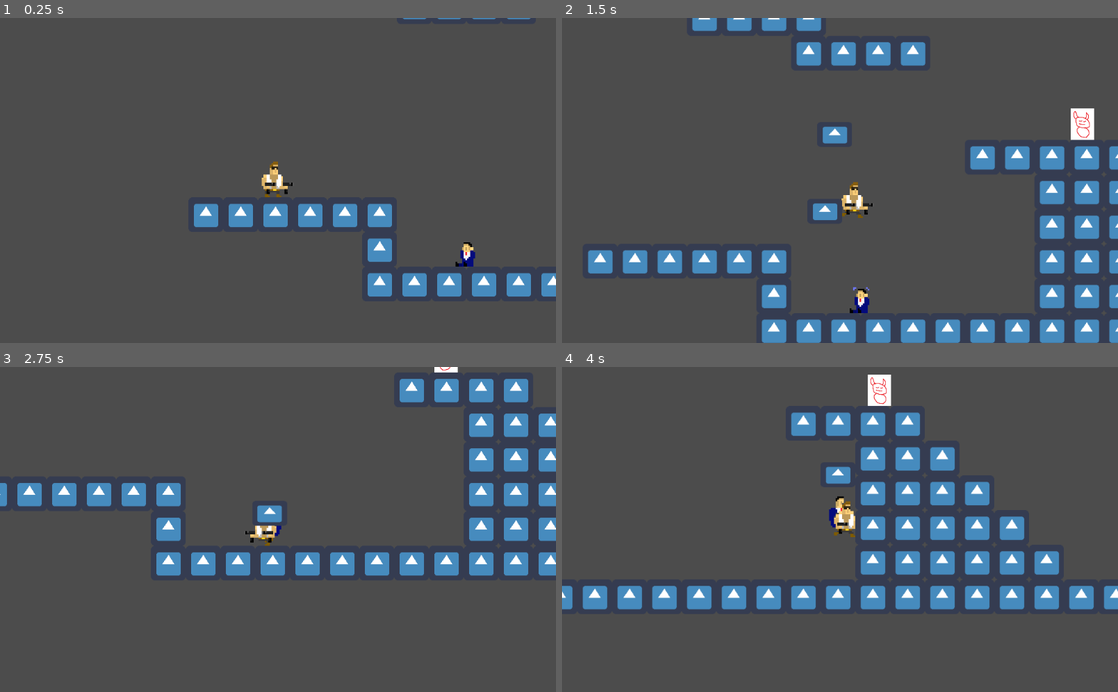
Above: before the commit, frames 1-4 (two rows, left to right).
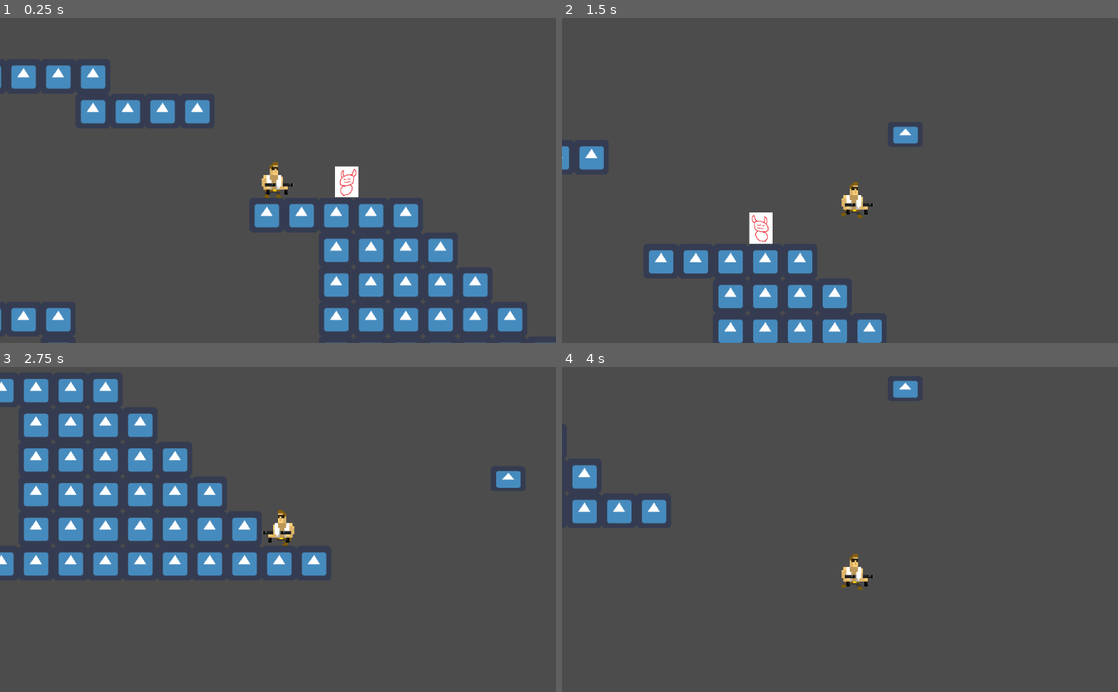
Above: after the commit, the same moments.

Repository: Slimonade1/Eksamensprojekt
Game: Godot game, scene res://Scenes/masterScene.tscn
Two runs of this game, one before a commit and one after it. Both use one fixed random seed, a clock stepped at 60 frames per second and the inputs below. The engine's default icon, where the game draws it, is replaced by a stand-in: a white triangle on a blue panel in a dark square.
Inputs:
- Up to frame 1 (0.25 s): no input
- Up to frame 2 (1.5 s): hold Space (ui_shoot) 0.53-1.28 s; hold D (ui_right) from 0.53 s (still down); tap W (ui_up) at 0.77 s; tap Space (ui_shoot) at 1.35 s
- Up to frame 3 (2.75 s): tap W (ui_up) at 1.52 s; release D (ui_right) at 2.03 s; hold A (ui_left) from 2.03 s (still down); hold Space (ui_shoot) from 2.03 s (still down)
- Up to frame 4 (4 s): release A (ui_left) at 2.78 s; release Space (ui_shoot) at 2.78 s; hold D (ui_right) from 2.78 s (still down); tap Space (ui_shoot) at 2.85 s; tap W (ui_up) at 3.02, 3.77 s; hold Space (ui_shoot) from 3.53 s (still down)

The runs differ from the first frame. In frame 1, 11% of the frame differs, in the area x 0-100%, y 0-100%; in frame 2, 16%; in frame 3, 18%, in the area x 0-100%, y 0-65%; in frame 4, 15%.

Commit message:
#2 Damage to player

Diff:
--- a/Database/Database.tscn
+++ b/Database/Database.tscn
@@ -5,44 +5,31 @@
 [node name="Database" type="Control"]
 script = ExtResource( 1 )
 
-[node name="GetPlayer" type="Button" parent="."]
-margin_left = 235.0
-margin_top = 233.0
-margin_right = 383.0
-margin_bottom = 304.0
-text = "Get Player"
-
 [node name="GetTimes" type="Button" parent="."]
 margin_left = 236.0
-margin_top = 348.0
+margin_top = 269.0
 margin_right = 396.0
-margin_bottom = 424.0
+margin_bottom = 345.0
 text = "Get Times"
 
 [node name="AddTime" type="Button" parent="."]
 margin_left = 235.0
-margin_top = 481.0
+margin_top = 402.0
 margin_right = 392.0
-margin_bottom = 548.0
+margin_bottom = 469.0
 text = "Add Time"
-
-[node name="ID" type="LineEdit" parent="."]
-margin_left = 622.0
-margin_top = 231.0
-margin_right = 771.0
-margin_bottom = 301.0
 
 [node name="PlayerName" type="LineEdit" parent="."]
 margin_left = 626.0
-margin_top = 354.0
+margin_top = 275.0
 margin_right = 775.0
-margin_bottom = 424.0
+margin_bottom = 345.0
 
 [node name="Time" type="LineEdit" parent="."]
 margin_left = 628.0
-margin_top = 474.0
+margin_top = 395.0
 margin_right = 777.0
-margin_bottom = 544.0
+margin_bottom = 465.0
 
 [node name="TextEdit" type="TextEdit" parent="."]
 margin_left = 158.0
@@ -50,6 +37,5 @@
 margin_right = 872.0
 margin_bottom = 187.0
 
-[connection signal="pressed" from="GetPlayer" to="." method="_get_player"]
 [connection signal="pressed" from="GetTimes" to="." method="_get_times"]
 [connection signal="pressed" from="AddTime" to="." method="_submit_time"]
--- a/Scenes/Enemy.tscn
+++ b/Scenes/Enemy.tscn
@@ -17,7 +17,6 @@
 [node name="Enemy" type="KinematicBody2D" groups=["Enemies"]]
 scale = Vector2( 3, 3 )
 collision_layer = 4
-collision_mask = 3
 script = ExtResource( 3 )
 
 [node name="EnemySprite" type="AnimatedSprite" parent="."]
@@ -33,3 +32,12 @@
 cast_to = Vector2( 0, 20 )
 collision_mask = 16
 collide_with_areas = true
+
+[node name="PlayerDetection" type="RayCast2D" parent="."]
+enabled = true
+cast_to = Vector2( 80, 0 )
+
+[node name="BulletCooldown" type="Timer" parent="."]
+one_shot = true
+
+[connection signal="timeout" from="BulletCooldown" to="." method="_on_BulletCooldown_timeout"]
--- a/Scenes/Player.tscn
+++ b/Scenes/Player.tscn
@@ -17,6 +17,33 @@
 [ext_resource path="res://Sprites/Player/WalkingCycle/Walking_cycle_0005.png" type="Texture" id=15]
 [ext_resource path="res://Sprites/Companions/BackpackGut1_0002.png" type="Texture" id=16]
 [ext_resource path="res://Sprites/Companions/BackpackGut1_0001.png" type="Texture" id=17]
+[ext_resource path="res://Sprites/Player/WalkingDamage-1/1Dmg run_0008.png" type="Texture" id=18]
+[ext_resource path="res://Sprites/Player/WalkingDamage-1/1Dmg run_0009.png" type="Texture" id=19]
+[ext_resource path="res://Sprites/Player/WalkingDamage-1/1Dmg run_0010.png" type="Texture" id=20]
+[ext_resource path="res://Sprites/Player/WalkingDamage-1/1Dmg run_0013.png" type="Texture" id=21]
+[ext_resource path="res://Sprites/Player/WalkingDamage-1/1Dmg run_0011.png" type="Texture" id=22]
+[ext_resource path="res://Sprites/Player/WalkingDamage-1/1Dmg run_0012.png" type="Texture" id=23]
+[ext_resource path="res://Sprites/Player/WalkingDamage-1/1Dmg run_0014.png" type="Texture" id=24]
+[ext_resource path="res://Sprites/Player/WalkingDamage-1/1Dmg run_0007.png" type="Texture" id=25]
+[ext_resource path="res://Sprites/Player/IdleDamage-1/1Dmg run_0001.png" type="Texture" id=26]
+[ext_resource path="res://Sprites/Player/WalkingDamage-1/1Dmg run_0006.png" type="Texture" id=27]
+[ext_resource path="res://Sprites/Player/WalkingDamage-2/2Dmg run_0012.png" type="Texture" id=28]
+[ext_resource path="res://Sprites/Player/WalkingDamage-2/2Dmg run_0013.png" type="Texture" id=29]
+[ext_resource path="res://Sprites/Player/WalkingDamage-2/2Dmg run_0009.png" type="Texture" id=30]
+[ext_resource path="res://Sprites/Player/WalkingDamage-2/2Dmg run_0010.png" type="Texture" id=31]
+[ext_resource path="res://Sprites/Player/WalkingDamage-2/2Dmg run_0011.png" type="Texture" id=32]
+[ext_resource path="res://Sprites/Player/WalkingDamage-1/1Dmg run_0004.png" type="Texture" id=33]
+[ext_resource path="res://Sprites/Player/WalkingDamage-1/1Dmg run_0005.png" type="Texture" id=34]
+[ext_resource path="res://Sprites/Player/WalkingDamage-2/2Dmg run_0014.png" type="Texture" id=35]
+[ext_resource path="res://Sprites/Player/WalkingDamage-1/1Dmg run_0003.png" type="Texture" id=36]
+[ext_resource path="res://Sprites/Player/WalkingDamage-2/2Dmg run_0005.png" type="Texture" id=37]
+[ext_resource path="res://Sprites/Player/IdleDamage-1/1Dmg run_0002.png" type="Texture" id=38]
+[ext_resource path="res://Sprites/Player/IdleDamage-2/2Dmg run_0001.png" type="Texture" id=39]
+[ext_resource path="res://Sprites/Player/IdleDamage-2/2Dmg run_0002.png" type="Texture" id=40]
+[ext_resource path="res://Sprites/Player/WalkingDamage-2/2Dmg run_0004.png" type="Texture" id=41]
+[ext_resource path="res://Sprites/Player/WalkingDamage-2/2Dmg run_0006.png" type="Texture" id=42]
+[ext_resource path="res://Sprites/Player/WalkingDamage-2/2Dmg run_0007.png" type="Texture" id=43]
+[ext_resource path="res://Sprites/Player/WalkingDamage-2/2Dmg run_0008.png" type="Texture" id=44]
 
 [sub_resource type="SpriteFrames" id=2]
 animations = [ {
@@ -25,9 +52,29 @@
 "name": "idle",
 "speed": 5.0
 }, {
+"frames": [ ExtResource( 38 ), ExtResource( 26 ) ],
+"loop": true,
+"name": "idleDMG1",
+"speed": 5.0
+}, {
+"frames": [ ExtResource( 40 ), ExtResource( 39 ) ],
+"loop": true,
+"name": "idleDMG2",
+"speed": 5.0
+}, {
 "frames": [ ExtResource( 4 ), ExtResource( 7 ), ExtResource( 10 ), ExtResource( 15 ), ExtResource( 8 ), ExtResource( 5 ), ExtResource( 13 ), ExtResource( 9 ), ExtResource( 14 ), ExtResource( 11 ), ExtResource( 6 ), ExtResource( 12 ) ],
 "loop": true,
 "name": "running",
+"speed": 24.0
+}, {
+"frames": [ ExtResource( 36 ), ExtResource( 33 ), ExtResource( 34 ), ExtResource( 27 ), ExtResource( 25 ), ExtResource( 18 ), ExtResource( 19 ), ExtResource( 20 ), ExtResource( 22 ), ExtResource( 23 ), ExtResource( 21 ), ExtResource( 24 ) ],
+"loop": true,
+"name": "runningDMG1",
+"speed": 24.0
+}, {
+"frames": [ ExtResource( 41 ), ExtResource( 37 ), ExtResource( 42 ), ExtResource( 43 ), ExtResource( 44 ), ExtResource( 30 ), ExtResource( 31 ), ExtResource( 32 ), ExtResource( 28 ), ExtResource( 29 ), ExtResource( 35 ) ],
+"loop": true,
+"name": "runningDMG2",
 "speed": 24.0
 } ]
 
@@ -47,7 +94,7 @@
 [sub_resource type="RectangleShape2D" id=5]
 extents = Vector2( 6.5, 11.5 )
 
-[node name="Player" type="KinematicBody2D"]
+[node name="Player" type="KinematicBody2D" groups=["Players"]]
 position = Vector2( 3, -23 )
 scale = Vector2( 3, 3 )
 collision_mask = 4
@@ -55,7 +102,7 @@
 
 [node name="playerSprite" type="AnimatedSprite" parent="."]
 frames = SubResource( 2 )
-animation = "idle"
+animation = "runningDMG2"
 
 [node name="spriteFriend" type="AnimatedSprite" parent="playerSprite"]
 position = Vector2( -5, 4 )
--- a/Scenes/gameScene.tscn
+++ b/Scenes/gameScene.tscn
@@ -888,7 +888,7 @@
 [node name="CharacterDescription" parent="." instance=ExtResource( 7 )]
 
 [node name="Player" parent="." instance=ExtResource( 1 )]
-position = Vector2( -27, -262 )
+position = Vector2( 565, -456 )
 
 [node name="Camera2D" type="Camera2D" parent="Player"]
 position = Vector2( 0, 10 )
--- a/Scripts/Bullet.gd
+++ b/Scripts/Bullet.gd
@@ -1,6 +1,6 @@
 extends Area2D
 
-var velocity = 5
+var velocity = 10
 var direction
 
 onready var tilemap = get_parent().get_node("Background/TileMap")
@@ -17,7 +17,7 @@
 		scale.x = 1
 
 func _on_Bullet_body_entered(body):
-	if body.is_in_group("Enemies"):
+	if body.is_in_group("Enemies") or body.is_in_group("Players"):
 		body.takeDamage()
 	else:
 		destroyWall()
--- a/Scripts/Database.gd
+++ b/Scripts/Database.gd
@@ -1,11 +1,10 @@
 extends Control
-
 
 # Declare member variables here. Examples:
 var http_request : HTTPRequest = HTTPRequest.new()
 const SERVER_URL = "http://civilgames.dk/db_eksamens_projekt.php"
 const SERVER_HEADERS = ["Content-Type: application/x-www-form-urlencoded", "Cache-Control: max-age=0"]
-const SECRET_KEY = 1234567890
+const SECRET_KEY = "myPasswordNoStealPlsDDU!"
 var nonce = null
 var request_queue : Array = []
 var is_requesting : bool = false
@@ -91,12 +90,14 @@
 		print("Get nonce: " + response['response']['nonce'])
 		return
 
-	#$TextEdit.set_text(response_body)
-
 	if response['response']['size'] > 0:
 		$TextEdit.set_text("")
 		for n in (response['response']['size']):
-			$TextEdit.set_text($TextEdit.get_text() + String(response['response'][String(n)]['player_name']) + "\t\t" + String(response['response'][String(n)]['time']) + "\n")
+			var time = int(response['response'][String(n)]['time'])
+			var secs = fmod(time,60)
+			var mins = fmod(time,60*60) / 60
+			var timeText = "%02d : %02d" % [mins,secs]
+			$TextEdit.set_text($TextEdit.get_text() + String(response['response'][String(n)]['player_name']) + "\t\t" + String(timeText) + "\n")
 	else:
 		$TextEdit.set_text("No data")
 
@@ -112,10 +113,3 @@
 	var command = "get_times"
 	var data = {"time_ofset" : 0, "time_number" : 10}
 	request_queue.push_back({"command" : command, "data" : data})
-	print("get times")
-
-func _get_player():
-	var user_id = $ID.get_text()
-	var command = "get_player"
-	var data = {"user_id" : user_id}
-	request_queue.push_back({"command" : command, "data" : data})
--- a/Scripts/Enemy.gd
+++ b/Scripts/Enemy.gd
@@ -6,13 +6,19 @@
 var gravity = 2000
 var health = 3
 
-
 var vel = Vector2()
 var turn = false
 
+var enemyDirection = "right"
 onready var sprite = $EnemySprite
 onready var player = $"../../Player"
 onready var edgeDetection = $EdgeDetection
+onready var playerDetection = $PlayerDetection
+
+var cooldown = false
+onready var bulletCooldown = $BulletCooldown
+var attackSpeed = 2.0
+var Bullet = preload("res://Scenes/Bullet.tscn")
 
 func _ready():
 	sprite.playing = true
@@ -20,6 +26,9 @@
 func _physics_process(delta):
 	if !edgeDetection.is_colliding() or is_on_wall():
 		turnAround()
+
+	if(playerDetection.is_colliding() and !cooldown):
+		handleShooting()
 
 	#reset x velocity
 	vel.x = 0
@@ -35,8 +44,13 @@
 	#sprite direction
 	if vel.x < 0:
 		sprite.flip_h = true
+		enemyDirection = "left"
+		playerDetection.scale.x = -1
+
 	if vel.x > 0:
 		sprite.flip_h = false
+		enemyDirection = "right"
+		playerDetection.scale.x = 1
 
 func turnAround():
 	turn = true
@@ -48,3 +62,18 @@
 	health -= player.damage
 	if health == 0:
 		queue_free()
+
+func handleShooting():
+	bulletCooldown.wait_time = 1 / attackSpeed
+	bulletCooldown.start()
+	cooldown = true
+
+	var gameScene = get_parent()
+	var newBullet = Bullet.instance()
+	newBullet.collision_mask = 1
+	newBullet.direction = enemyDirection
+	newBullet.position = position
+	gameScene.add_child(newBullet)
+
+func _on_BulletCooldown_timeout():
+	cooldown = false
--- a/Scripts/Player.gd
+++ b/Scripts/Player.gd
@@ -68,19 +68,36 @@
 	#sprite direction
 	if vel.x < 0:
 		sprite.scale.x = -1
-		sprite.animation = "running"
+		handleAnimation("running")
 		spriteFriend.animation = "running"
 		playerDirection = "left"
 	if vel.x > 0:
 		sprite.scale.x = 1
-		sprite.animation = "running"
+		handleAnimation("running")
 		spriteFriend.animation = "running"
 		playerDirection = "right"
 	if vel.x == 0:
-		sprite.animation = "idle"
+		handleAnimation("idle")
 		spriteFriend.animation = "idle"
 
 	vel = move_and_slide(vel, Vector2.UP)
+
+func handleAnimation(action):
+	if(action == "idle"):
+		if(health > 3):
+			sprite.animation = "idle"
+		elif(health > 1):
+			sprite.animation = "idleDMG1"
+		else:
+			sprite.animation = "idleDMG2"
+
+	if(action == "running"):
+		if(health > 3):
+			sprite.animation = "running"
+		elif(health > 1):
+			sprite.animation = "runningDMG1"
+		else:
+			sprite.animation = "runningDMG2"
 
 func showCompanion():
 	spriteFriend.visible = true
Not shown: 1 places in Scenes/Player.tscn that only renumber resources
Not shown, changed: Sprites/Player/walkingDamage-1/1Dmg run_0003.png.import
Not shown, changed: Sprites/Player/walkingDamage-1/1Dmg run_0004.png.import
Not shown, changed: Sprites/Player/walkingDamage-1/1Dmg run_0005.png.import
Not shown, changed: Sprites/Player/walkingDamage-1/1Dmg run_0006.png.import
Not shown, changed: Sprites/Player/walkingDamage-1/1Dmg run_0007.png.import
Not shown, changed: Sprites/Player/walkingDamage-1/1Dmg run_0008.png.import
Not shown, changed: Sprites/Player/walkingDamage-1/1Dmg run_0009.png.import
Not shown, changed: Sprites/Player/walkingDamage-1/1Dmg run_0010.png.import
Not shown, changed: Sprites/Player/walkingDamage-1/1Dmg run_0011.png.import
Not shown, changed: Sprites/Player/walkingDamage-1/1Dmg run_0012.png.import
Not shown, changed: Sprites/Player/walkingDamage-1/1Dmg run_0013.png.import
(and 1 more such lines)
